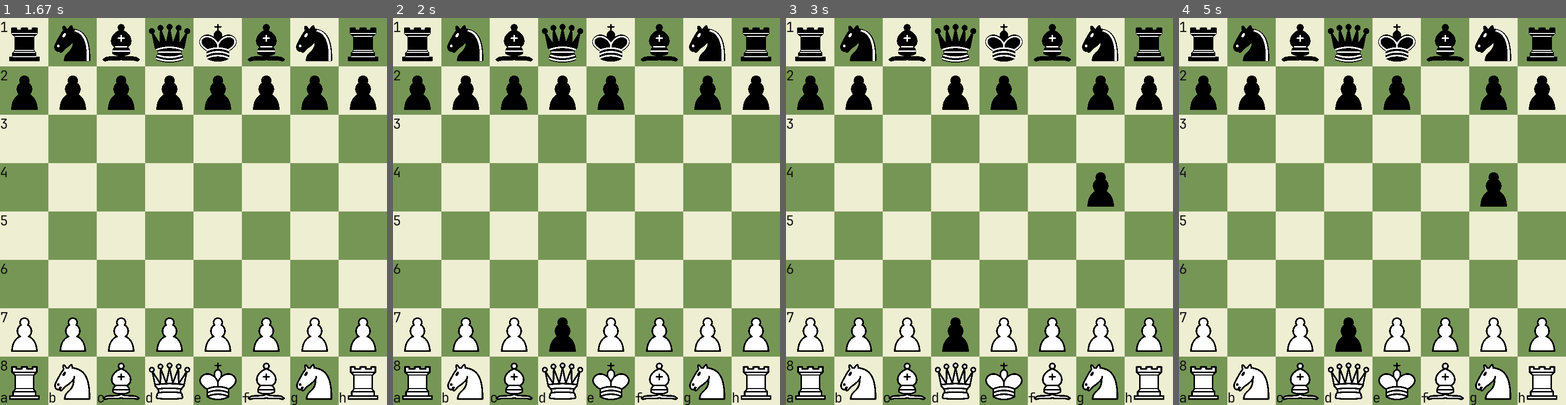
Above: before the commit, frames 1-4 (left to right).
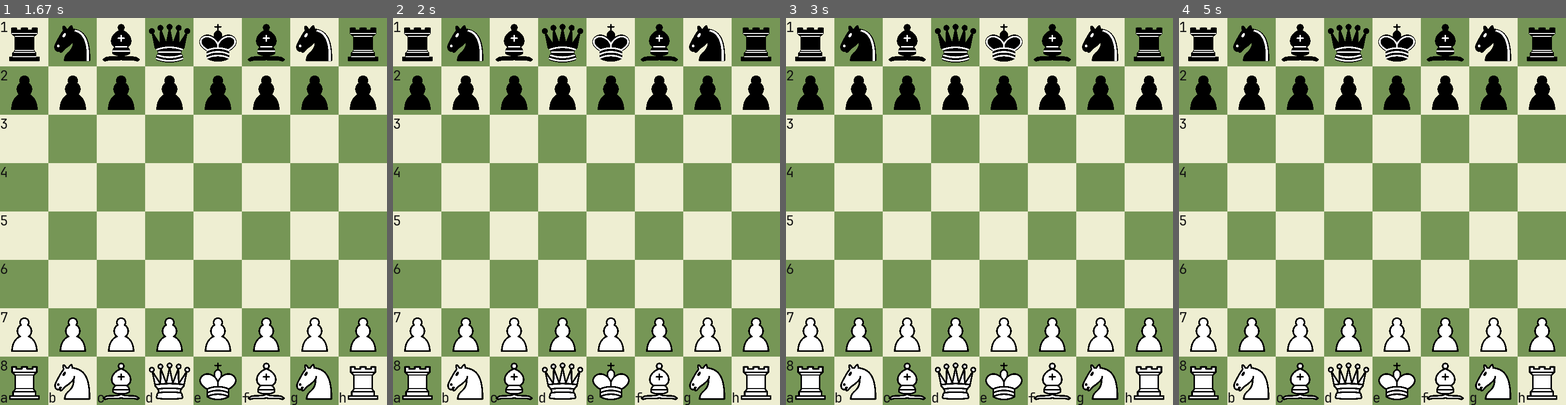
Above: after the commit, the same moments.

Repository: Eugen-str/sah-pygame
Game: pygame game, started from src/Main.py
Same seed, same stepped clock (60 frames per second), same inputs: the game is played once before the commit and once after it.
Inputs (mouse positions are in pixels of both pictures, inside the frame that each line leads up to):
- Up to frame 1 (1.67 s): click (193, 211) at 0.4 s; click (100, 215) at 0.73 s; click (251, 76) at 1.07 s
- Up to frame 2 (2 s): click (567, 312) at 1.9 s
- Up to frame 3 (3 s): click (917, 83) at 2.57 s; click (1118, 180) at 2.9 s
- Up to frame 4 (5 s): click (1457, 118) at 3.73 s; click (1279, 281) at 4.07 s; click (1511, 300) at 4.4 s; click (1256, 354) at 4.73 s

Frame 1 is identical in both runs. In frame 2, 0.7% of the frame differs, in the area x 40-73%, y 14-86%; in frame 3, 1.4%; in frame 4, 1.8%, in the area x 15-85%, y 14-87%.

Commit message:
Postavljena osnovna logika za provjeru legalnih poteza.

Diff:
--- a/src/Logika.py
+++ b/src/Logika.py
@@ -32,6 +32,44 @@
 
             self.bijeliNaPotezu = not self.bijeliNaPotezu
 
+    def legalniPotezi(self):
+        return self.pseudoLegalniPotezi() # zasad...
+
+    # generiranje svih pseudolegalnih poteza (pseudolegalni - bez uzimanja šaha i šah-mata u obzir)
+    def pseudoLegalniPotezi(self):
+        potezi = []
+
+        for i in range(8):
+            for j in range(8):
+                if self.ploca[i][j][0] == "b" and self.bijeliNaPotezu or self.ploca[i][j] == "c" and not self.bijeliNaPotezu:
+                    figura = self.ploca[i][j][1]
+
+                    metode = {"p": self.legalniPijun(), "s": self.legalniSkakac(),
+                              "t": self.legalniTop(), "k": self.legalniKralj(),
+                              "l": self.legalniLovac(), "q": self.legalniKraljica()}
+
+                    potezi.append(metode[figura])
+
+        return potezi
+
+    def legalniPijun(self):
+        pass
+
+    def legalniTop(self):
+        pass
+
+    def legalniKraljica(self):
+        pass
+
+    def legalniKralj(self):
+        pass
+
+    def legalniLovac(self):
+        pass
+
+    def legalniSkakac(self):
+        pass
+
 class Potez:
     def __init__(self, kvPocetak, kvKraj, ploca):
         # red (1-8), linija (a-h)
@@ -44,6 +82,13 @@
         self.uzetaFigura = ploca[self.redZav][self.linZav]
         self.figura = ploca[self.redPoc][self.linPoc]
 
+        self.potezID = self.redPoc * 1000 + self.linPoc * 100 + self.redZav * 10 + self.linZav
+
+    def __eq__(self, other):
+        if isinstance(other, Potez):
+            return self.potezID == other.potezID
+        return False
+
     def genNotacija(self, stanje: stanjeIgre):
         uzeto = ""
         if self.uzetaFigura != "--":
--- a/src/Main.py
+++ b/src/Main.py
@@ -42,20 +42,26 @@
 def main():
     pygame.init()
 
+    # inicijaliziranje pygame stvari
     ekran = pygame.display.set_mode((DIMENZIJA, DIMENZIJA))
     pygame.display.set_caption('Šah')
     sat = pygame.time.Clock()
-    kraj = False
     # font preuzet sa https://www.jetbrains.com/lp/mono/
     font = pygame.font.Font('../font/JetBrainsMono-Regular.ttf', int(KVADRAT // 3.5))
+
+    ucitajSlike()
+    kraj = False
+
+    # inicijaliziranje početnog stanja igre
+    stanje = stanjeIgre()
+    legalniPotezi = stanje.legalniPotezi()
+
     odabrano = False
 
     prviPotez = ()
-    drugiPotez = ()
 
-    ucitajSlike()
 
-    stanje = stanjeIgre()
+
 
     while not kraj:
         for event in pygame.event.get():
@@ -80,17 +86,18 @@
 
                     potez = Logika.Potez(prviPotez, drugiPotez, stanje.ploca)
 
-
-                    stanje.napraviPotez(potez)
-                    print(potez.genNotacija(stanje))
+                    if potez in legalniPotezi:
+                        stanje.napraviPotez(potez)
+                        print(potez.genNotacija(stanje))
 
                     prviPotez = ()
-                    drugiPotez = ()
                     odabrano = False
 
             elif event.type == pygame.KEYDOWN:
                 if event.key == pygame.K_z:
                     stanje.vratiPotez()
+
+
 
         nacrtajPlocu(ekran, font)
         nacrtajFigure(ekran, stanje.ploca)
